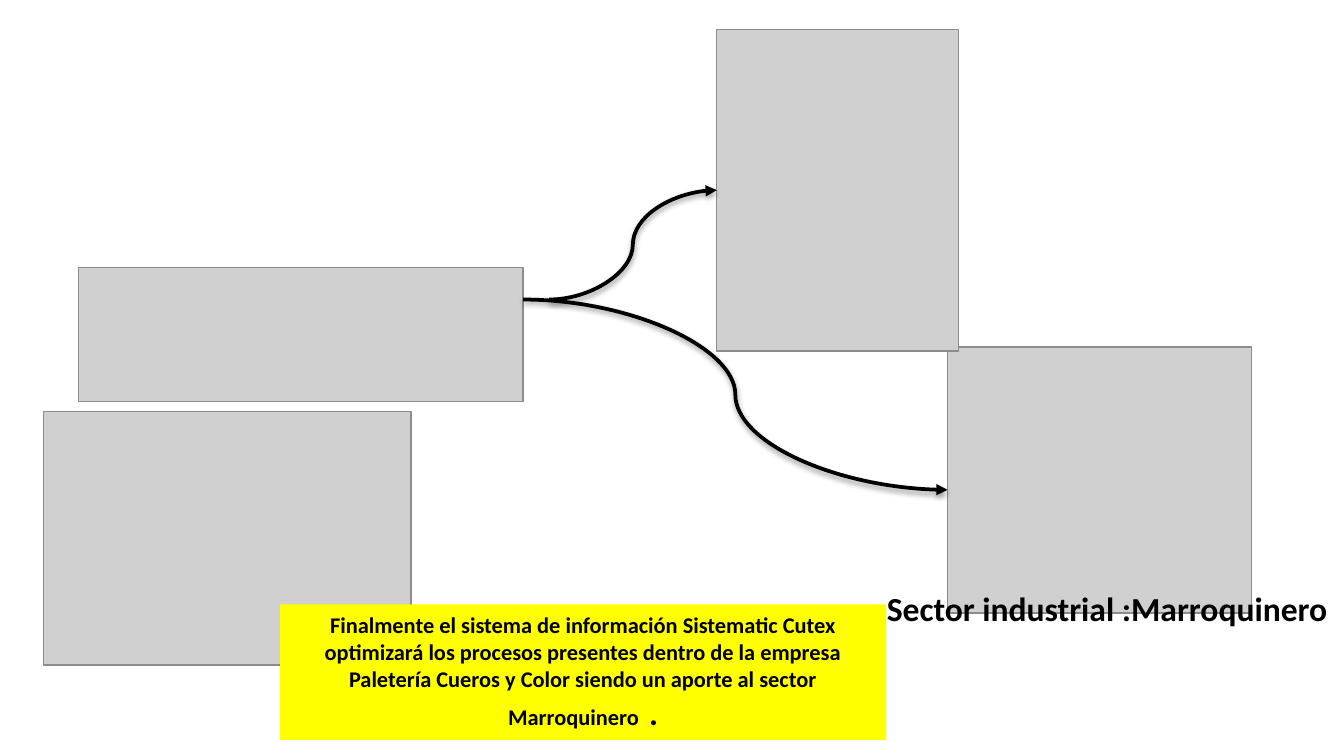
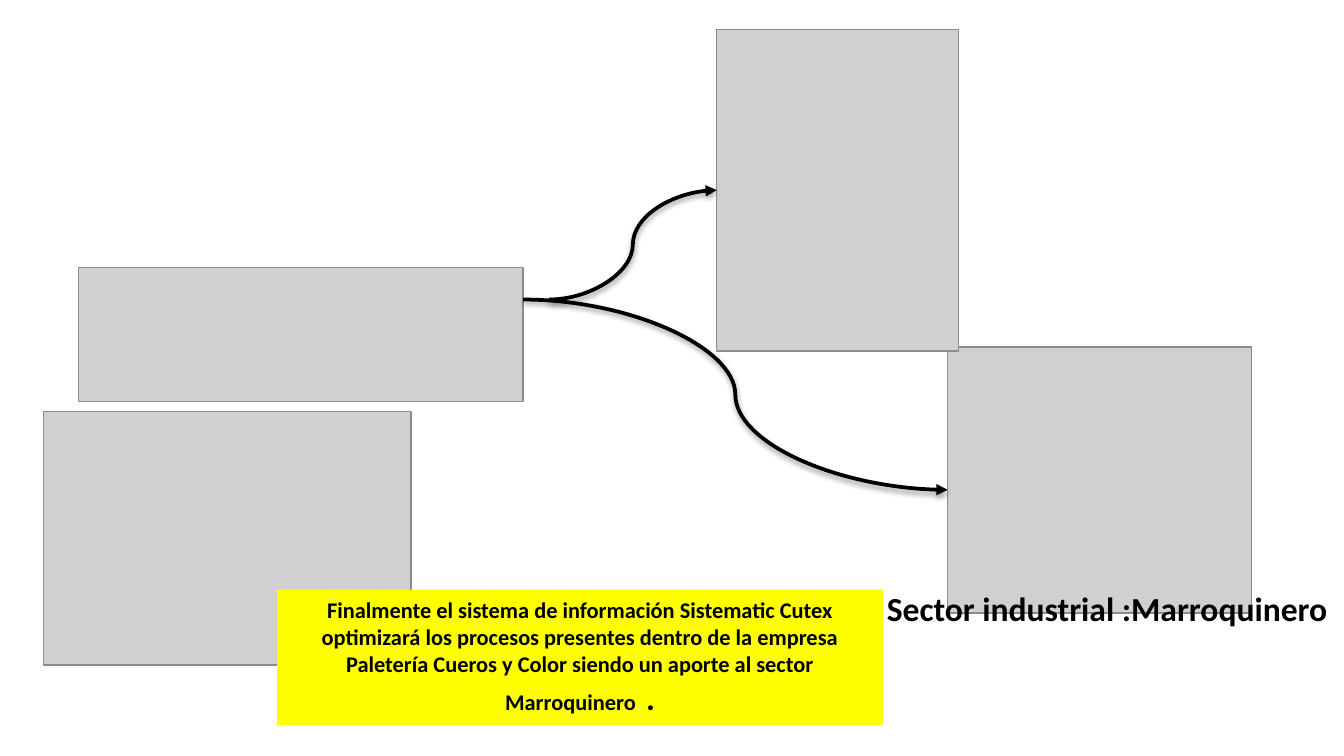
Before and after one commit to kamor31232/Proyecto_adsi, a slide deck: slide 14 of App/app_documentacion/1er_trimestre/1_proyecto/1_1_1_presentacion_proyecto.pptx. Drawn at 1344x756 pixels with LibreOffice and Linux fonts; fonts in the diff are those of the drawing; grey boxes stand for pictures; background and template pictures are left out. Boxes give left, top, right and bottom in pixels: in the first picture for what was removed or moved away, otherwise in the second. Text is boxed around its words. In the diff, an @@ line names an element or a change of style, - is before the commit and + after.

```diff
--- a/App/app_documentacion/1er_trimestre/1_proyecto/1_1_1_presentacion_proyecto.pptx
+++ b/App/app_documentacion/1er_trimestre/1_proyecto/1_1_1_presentacion_proyecto.pptx
@@ rectangle "Finalmente el sistema de información ...": place and size @@
-rectangle "Finalmente el sistema de información ..." at [280, 605, 886, 741]
+rectangle "Finalmente el sistema de información ..." at [277, 590, 883, 726]
```
Also in this commit, not shown: 10 other slides changed, 1 slide added, 1 other file.
